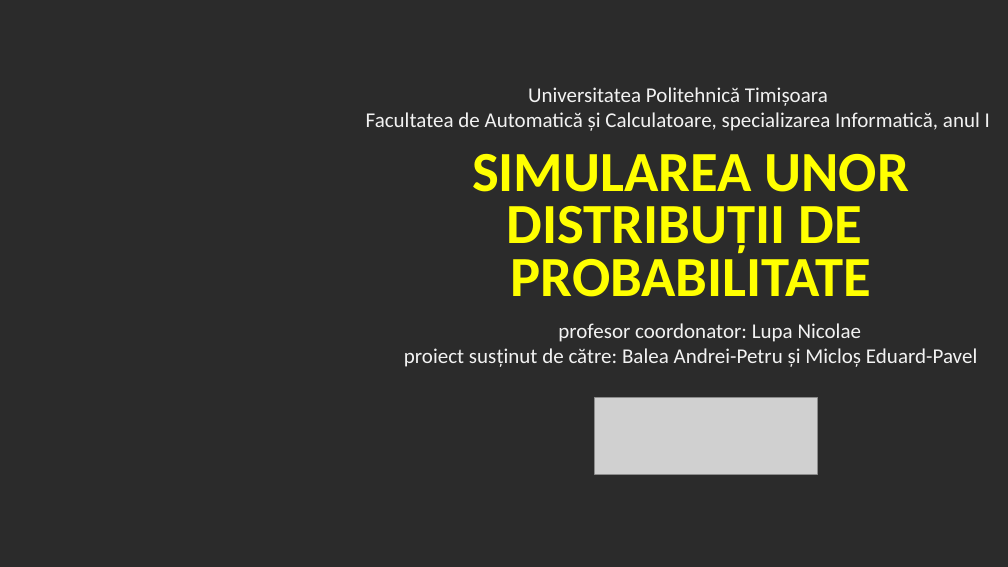
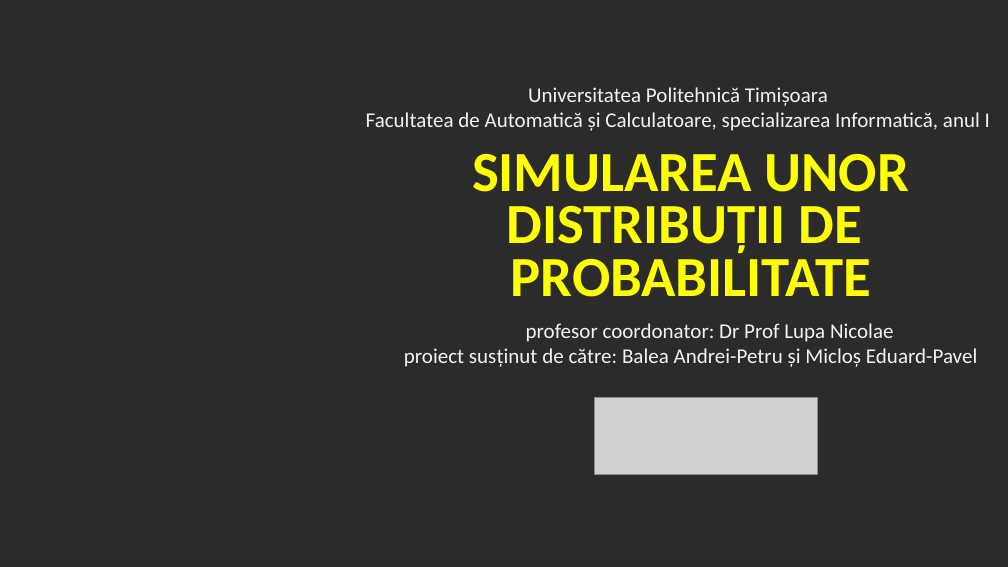
Before and after one commit to CelestialHunter/Proiect_MS-PS-, a slide deck: slide 1 of Simulatoare.pptx. Drawn at 1008x567 pixels with LibreOffice and Linux fonts; fonts in the diff are those of the drawing; grey boxes stand for pictures; background and template pictures are left out; a plain dark background stands for a picture behind light text. Boxes give left, top, right and bottom in pixels: in the first picture for what was removed or moved away, otherwise in the second. Text is boxed around its words. In the diff, an @@ line names an element or a change of style, - is before the commit and + after.

Commit message:
minor changes in the presentation

```diff
--- a/Simulatoare.pptx
+++ b/Simulatoare.pptx
@@ text at (526,323,894,342): text changed @@
-profesor coordonator: Lupa Nicolae
+profesor coordonator: Dr Prof Lupa Nicolae
```
Also in this commit, not shown: 1 other slide changed.
